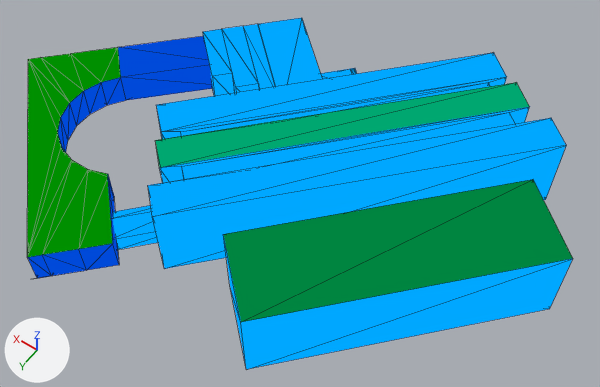
What one commit did to the glTF model undefined.glb.
Before and after are seen from a camera (50 mm lens) standing at (-34.7, 48.5, 85.5) and looking at (0.9, -1.4, 7.2). Lighting does not change. The marker at lower left points along +X, +Y and +Z. Mesh edges are drawn as thin lines. Where no turn or scale is listed for an object, it has been applied to the vertices. Vertices at the same position are counted once.
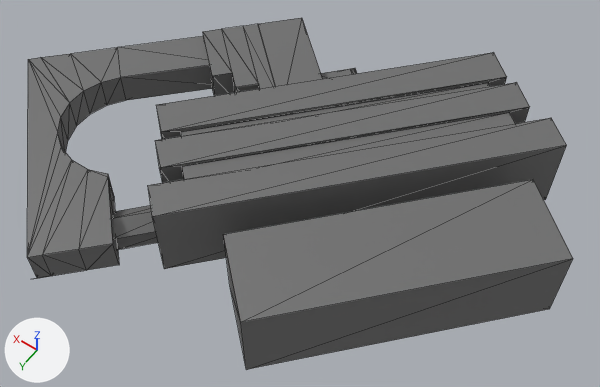
What differs and where, as boxes (x1, y1, x2, y2) in the pictures (600 x 387 px):
'Cube (2)', recoloured (blue to grey)
    both: (148, 18, 566, 269)
'Cube (1)', recoloured
    both: (223, 179, 573, 369)
'Arch', recoloured
    both: (27, 36, 212, 278)
'Cube', recoloured (blue to grey)
    both: (113, 205, 158, 250)

The change, as a list of edits to the scene's bpy script:
```text
Change mat_basic:
    remove # nodes: BsdfTransparent, Emission, LightPath, Mix, MixShader, OutputMaterial, VertexColor
    remove # colours: blue #00a7ff
    nodes: BsdfPrincipled, OutputMaterial
    colours: grey #6f6f6f
Change me_pb_mesh15512:
    where me_pb_mesh15512.from_pydata(...)  # 88 vertices, 172 faces; spans x -18.9..30.3, y -23.6..20.6, z 0.0..10.1
    used by ob_cube__2; location = (-4.1, -5.48, 4.97)
    me_pb_mesh15512 part 1: vertex colours changed
Change me_pb_mesh15542:
    where me_pb_mesh15542.from_pydata(...)  # 16 vertices, 28 faces; spans x -15.2..15.5, y -16.9..15.5, z 0.0..10.1
    used by ob_cube__1; location = (-14.77, 4.17, 4.97)
    me_pb_mesh15542 part 2: vertex colours changed
Change me_pb_mesh15484:
    where me_pb_mesh15484.from_pydata(...)  # 10 vertices, 16 faces; spans x -6.96..2.56, y -7.65..2.34, z 0.0..3.55
    remove me_pb_mesh15484.materials.append(mat_basic_001)
    add me_pb_mesh15484.materials.append(mat_basic)  # grey #6f6f6f
Change me_pb_mesh15530:
    where me_pb_mesh15530.from_pydata(...)  # 44 vertices, 83 faces; spans x -16.6..13.0, y -25.7..15.4, z -5.0..-0.6
    used by ob_arch; location = (28.99, 9.89, 10.58)
    me_pb_mesh15530 part 3: vertex colours changed
```
